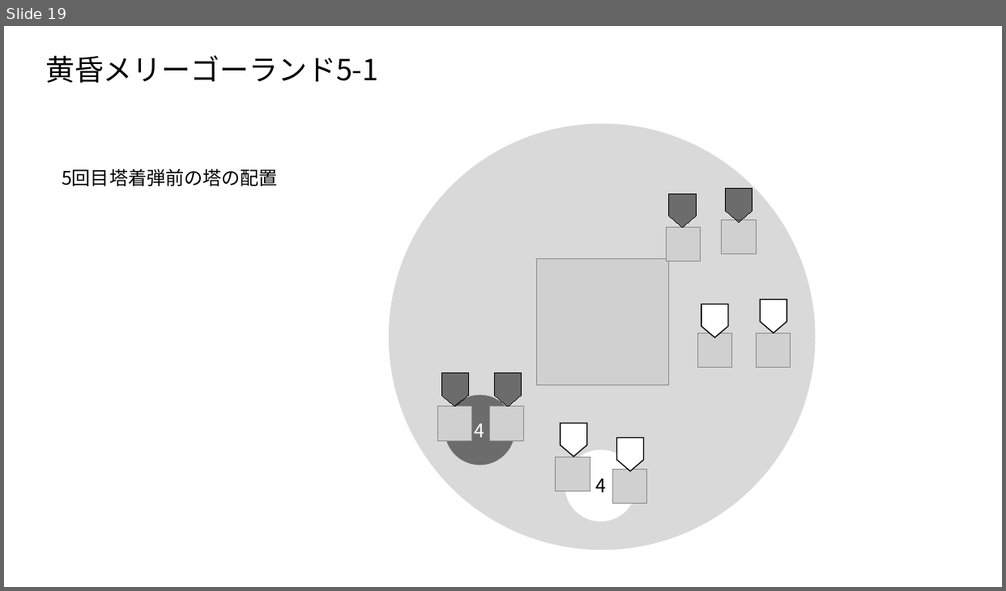
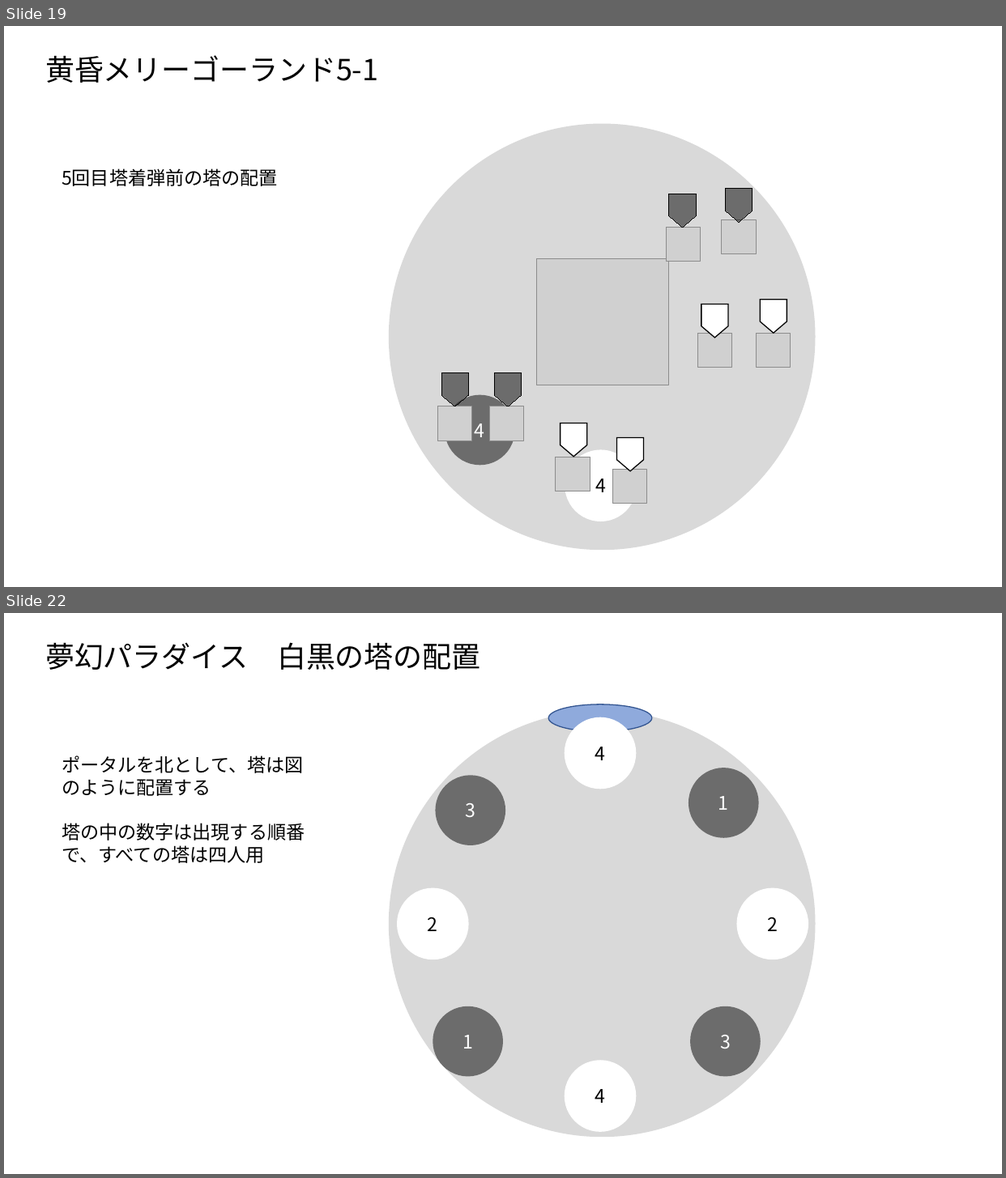
Before and after one commit to tufuchipaji/Tiera, a slide deck: 机制图示.pptx. Shown one above the other, each under a label of ours: slide 19 before the commit, slides 19 and 22 after it; the slides between them are not shown. The pictures are 1006x591 and 1006x1178 pixels, drawn with LibreOffice and Linux fonts; fonts in the diff are those of the drawing; grey boxes stand for pictures. Boxes give left, top, right and bottom in pixels: in the first picture for what was removed or moved away, otherwise in the second. Text is boxed around its words. In the diff, an @@ line names an element or a change of style, - is before the commit and + after.

```diff
--- a/机制图示.pptx
+++ b/机制图示.pptx
@@ slide 22 added at box(4, 613, 1002, 1174), background #FFFFFF @@
@@ title added at box(45, 642, 480, 670), 28 pt, text #000000 @@
+夢幻パラダイス 白黒の塔の配置
@@ ellipse added at box(548, 705, 651, 731), fill #8FAADC, outline #325491 1 pt @@
@@ ellipse added at box(389, 710, 816, 1137), fill #D9D9D9 @@
@@ ellipse added at box(565, 717, 636, 788), fill #FFFFFF, outline #FFFFFF 1.5 pt, 18 pt, text #000000 @@
+4
@@ text added at box(62, 756, 305, 863), 18 pt, text #000000 @@
+ポータルを北として、塔は図のように配置する
+塔の中の数字は出現する順番で、すべての塔は四人用
@@ ellipse added at box(435, 776, 505, 845), fill #000000 at 50% opacity, 18 pt, text #FFFFFF @@
+3
@@ ellipse added at box(688, 768, 759, 838), fill #000000 at 50% opacity, 18 pt, text #FFFFFF @@
+1
@@ ellipse added at box(398, 889, 468, 960), fill #FFFFFF, outline #FFFFFF 1.5 pt, 18 pt, text #000000 @@
+2
@@ ellipse added at box(738, 889, 808, 960), fill #FFFFFF, outline #FFFFFF 1.5 pt, 18 pt, text #000000 @@
+2
@@ ellipse added at box(433, 1007, 503, 1077), fill #000000 at 50% opacity, 18 pt, text #FFFFFF @@
+1
@@ ellipse added at box(691, 1007, 761, 1077), fill #000000 at 50% opacity, 18 pt, text #FFFFFF @@
+3
@@ ellipse added at box(565, 1062, 636, 1131), fill #FFFFFF, outline #FFFFFF 1.5 pt, 18 pt, text #000000 @@
+4
```
Also in this commit, not shown: 6 other slides added, 1 other file.
